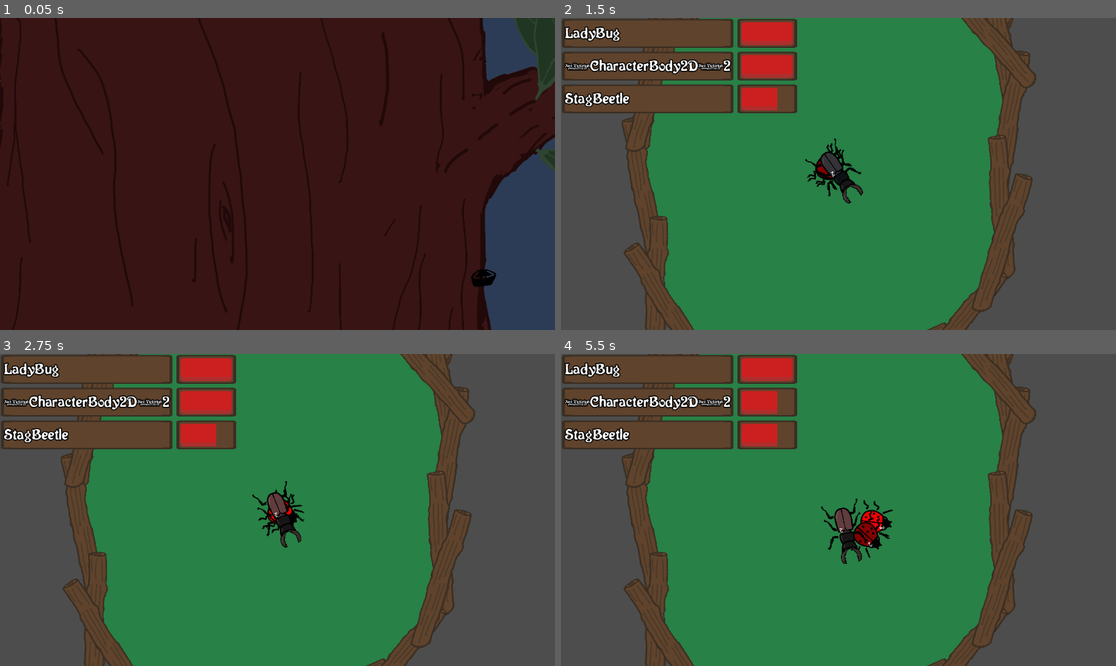
Above: before the commit, frames 1-4 (two rows, left to right).
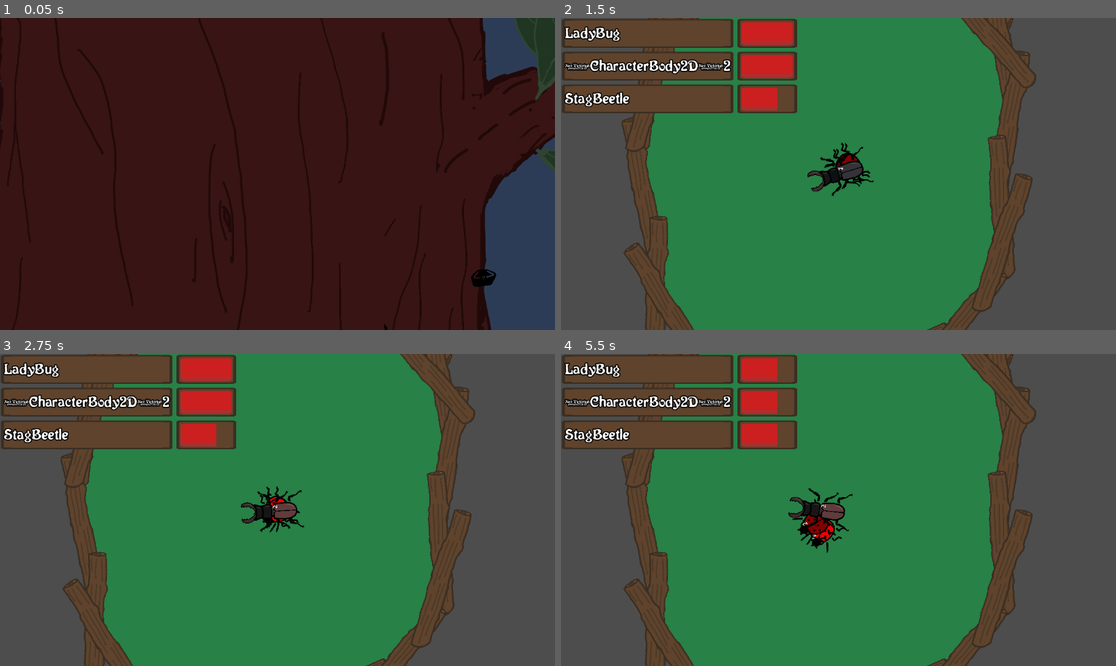
Above: after the commit, the same moments.

Repository: YewChian/BeetleArena
Game: Godot game, scene res://Events/free_beetle_event.tscn
Two runs of this game, one before a commit and one after it. Both use one fixed random seed, a clock stepped at 60 frames per second and the inputs below. This scene is started directly instead of the project's main scene.
Inputs (mouse positions are in pixels of both pictures, inside the frame that each line leads up to):
- Up to frame 1 (0.05 s): no input
- Up to frame 2 (1.5 s): click (1043, 280) at 0.5 s; click (727, 239) at 1.25 s
- Up to frame 3 (2.75 s): move the mouse to (399, 494) at 2.02 s; tap Mouse wheel down (mouse_wheel_down) at 2.1 s
- Up to frame 4 (5.5 s): move the mouse to (727, 525) at 2.77 s; tap Mouse wheel up (mouse_wheel_up) at 2.85, 4.35 s; move the mouse to (894, 441) at 3.52 s; tap Mouse wheel down (mouse_wheel_down) at 3.6, 5.1 s; move the mouse to (810, 572) at 4.27 s; move the mouse to (1005, 556) at 5.02 s

The runs differ from the first frame. In frame 1, less than 0.1% of the frame differs, in the area x 69-70%, y 98-100%; in frame 2, 1.0%; in frame 3, 0.8%; in frame 4, 2.2%, in the area x 38-60%, y 1-68%.

Commit message:
added free beetle collisions

Diff:
--- a/Bodies/Beetle.gd
+++ b/Bodies/Beetle.gd
@@ -15,7 +15,7 @@
 
 var state
 var turn_rate
-var direction = Vector2(1,1)
+var direction = Vector2(-1,0.5)
 var is_invulnerable = false
 
 
--- /dev/null
+++ b/Events/FreeBeetleEvent.gd
@@ -0,0 +1,21 @@
+extends Control
+
+
+# Called when the node enters the scene tree for the first time.
+func _ready():
+	pass # Replace with function body.
+
+
+# Called every frame. 'delta' is the elapsed time since the previous frame.
+func _process(delta):
+	pass
+
+
+func minigame_over():
+	%MinigameOverLabel.visible = true
+	await get_tree().create_timer(3).timeout
+	get_tree().change_scene_to_file("res://Map.tscn")
+
+
+func _on_game_over_yo_area_entered(area):
+	minigame_over()
--- a/Events/free_beetle_event.tscn
+++ b/Events/free_beetle_event.tscn
@@ -1,9 +1,17 @@
-[gd_scene load_steps=5 format=3 uid="uid://ggjrx03m4jtf"]
+[gd_scene load_steps=9 format=3 uid="uid://ggjrx03m4jtf"]
 
+[ext_resource type="Script" path="res://Events/FreeBeetleEvent.gd" id="1_fgsk1"]
+[ext_resource type="Theme" uid="uid://b66cxik023bhq" path="res://WoodenTheme.tres" id="1_kkdcy"]
 [ext_resource type="Texture2D" uid="uid://dufhehk10vlwk" path="res://Assets/Backgrounds/TREE.png" id="1_xiqcd"]
 [ext_resource type="Texture2D" uid="uid://dw5d3kc7dwowe" path="res://Assets/Backgrounds/TREELEAVES.png" id="2_3j4ua"]
 [ext_resource type="PackedScene" uid="uid://b7p4xbu3c7hra" path="res://Events/returntomain.tscn" id="2_5qi2h"]
 [ext_resource type="PackedScene" uid="uid://teiess873lvn" path="res://Bodies/LadyBug.tscn" id="4_sutbv"]
+
+[sub_resource type="RectangleShape2D" id="RectangleShape2D_yhd1r"]
+size = Vector2(111, 151)
+
+[sub_resource type="RectangleShape2D" id="RectangleShape2D_mle3w"]
+size = Vector2(1445.75, 461)
 
 [node name="FreeBeetleEvent" type="Control"]
 layout_mode = 3
@@ -12,6 +20,8 @@
 offset_top = 18.0
 offset_right = 39.0
 offset_bottom = 18.0
+theme = ExtResource("1_kkdcy")
+script = ExtResource("1_fgsk1")
 
 [node name="Tree" type="TextureRect" parent="."]
 layout_mode = 1
@@ -32,10 +42,56 @@
 grow_vertical = 2
 texture = ExtResource("2_3j4ua")
 
+[node name="MinigameOverLabel" type="Label" parent="."]
+unique_name_in_owner = true
+visible = false
+layout_mode = 1
+anchors_preset = 12
+anchor_top = 1.0
+anchor_right = 1.0
+anchor_bottom = 1.0
+offset_top = -23.0
+grow_horizontal = 2
+grow_vertical = 0
+theme_override_font_sizes/font_size = 48
+text = "Damn... why didn't you click the beetle...."
+
 [node name="Camera2D" type="Camera2D" parent="."]
+scale = Vector2(0.5, 0.5)
 
 [node name="Returntomain" parent="." instance=ExtResource("2_5qi2h")]
 position = Vector2(-109, -127)
 
 [node name="LadyBug" parent="." instance=ExtResource("4_sutbv")]
-position = Vector2(613, -499)
+position = Vector2(201, 396)
+scale = Vector2(0.2, 0.2)
+
+[node name="Walls" type="StaticBody2D" parent="." groups=["Wall"]]
+collision_mask = 10
+
+[node name="CollisionPolygon2D" type="CollisionPolygon2D" parent="Walls"]
+polygon = PackedVector2Array(757, -179, 538, -67, 410, 80, 425, 352, 421, 508, 955, 538, 1010, -445)
+
+[node name="CollisionPolygon2D2" type="CollisionPolygon2D" parent="Walls"]
+polygon = PackedVector2Array(403, -547, 412, -153, 1031, -532, 869, -712)
+
+[node name="CollisionPolygon2D3" type="CollisionPolygon2D" parent="Walls"]
+polygon = PackedVector2Array(-586, -562, -572, 16, -684, 570, -1081, 530, -1033, -600)
+
+[node name="CollisionShape2D" type="CollisionShape2D" parent="Walls"]
+position = Vector2(1008.5, -458.5)
+shape = SubResource("RectangleShape2D_yhd1r")
+
+[node name="GameOverYo" type="Area2D" parent="."]
+collision_layer = 34
+collision_mask = 16
+
+[node name="CollisionShape2D" type="CollisionShape2D" parent="GameOverYo"]
+position = Vector2(-170.875, -839.5)
+shape = SubResource("RectangleShape2D_mle3w")
+
+[node name="CollisionShape2D2" type="CollisionShape2D" parent="GameOverYo"]
+position = Vector2(53, 771)
+shape = SubResource("RectangleShape2D_mle3w")
+
+[connection signal="area_entered" from="GameOverYo" to="." method="_on_game_over_yo_area_entered"]
